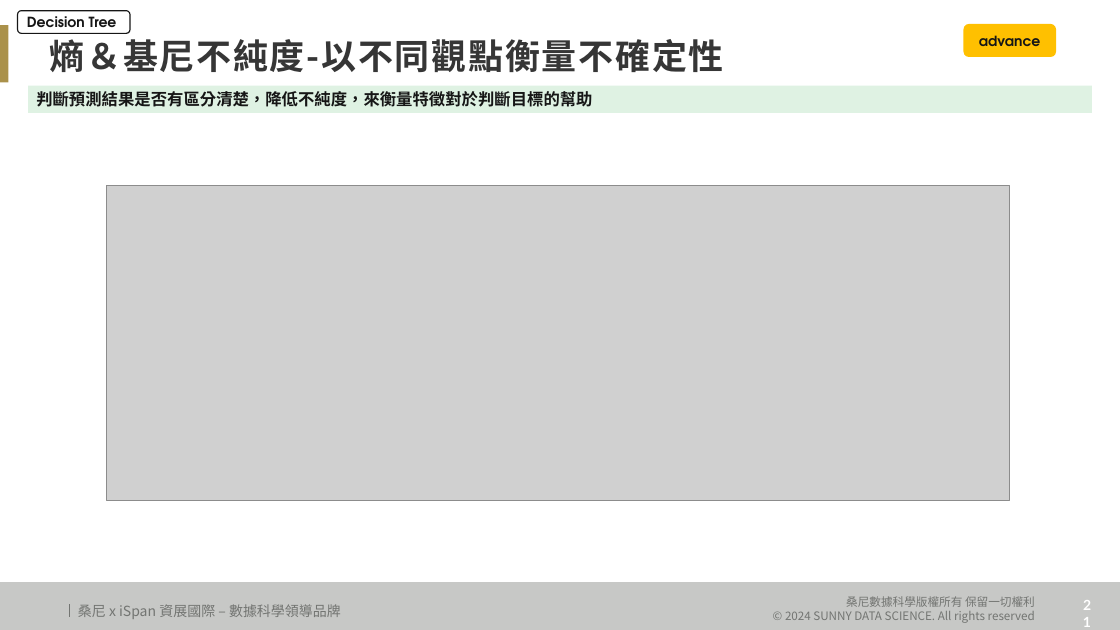
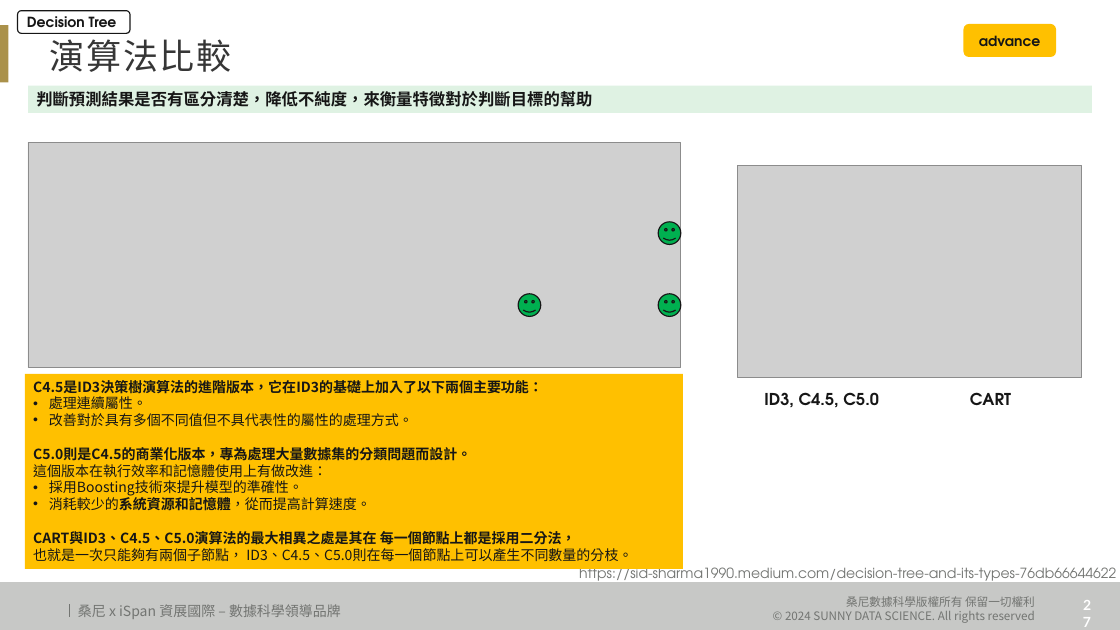
Before and after one commit to Zenobia000/MachineLearning-ds-fundamental, a slide deck: slide 27 of 教材/機器學習/classification/decision_tree.pptx (slide 21 before the commit). Drawn at 1120x630 pixels with LibreOffice and Linux fonts; fonts in the diff are those of the drawing; grey boxes stand for pictures; background and template pictures are left out. Boxes give left, top, right and bottom in pixels: in the first picture for what was removed or moved away, otherwise in the second. Text is boxed around its words. In the diff, an @@ line names an element or a change of style, - is before the commit and + after.

Commit message:
decision tree update

```diff
--- a/教材/機器學習/classification/decision_tree.pptx
+++ b/教材/機器學習/classification/decision_tree.pptx
@@ text at (x1=50, y1=39, x2=232, y2=72): text changed; bold off @@
-熵＆基尼不純度-以不同觀點衡量不確定性
+演算法比較
@@ rectangle resized from (x1=176, y1=130, x2=236, y2=156) to (x1=0, y1=130, x2=34, y2=156) @@
@@ picture added at (x1=28, y1=142, x2=681, y2=368) @@
@@ picture added at (x1=738, y1=166, x2=1082, y2=378) @@
@@ picture removed at (x1=106, y1=186, x2=1010, y2=501) @@
@@ smiley face added at (x1=659, y1=222, x2=681, y2=245), fill #00B050, outline #161616 1 pt @@
@@ smiley face added at (x1=518, y1=294, x2=541, y2=317), fill #00B050, outline #161616 1 pt @@
@@ smiley face added at (x1=659, y1=294, x2=681, y2=317), fill #00B050, outline #161616 1 pt @@
@@ rectangle added at (x1=25, y1=374, x2=683, y2=569), fill #FFC000, 12 pt, text #161616 @@
+C4.5是ID3決策樹演算法的進階版本，它在ID3的基礎上加入了以下兩個主要功能：
+• 處理連續屬性。
+• 改善對於具有多個不同值但不具代表性的屬性的處理方式。
+C5.0則是C4.5的商業化版本，專為處理大量數據集的分類問題而設計。
+這個版本在執行效率和記憶體使用上有做改進：
+• 採用Boosting技術來提升模型的準確性。
+• 消耗較少的系統資源和記憶體，從而提高計算速度。
+CART與ID3、C4.5、C5.0演算法的最大相異之處是其在 每一個節點上都是採用二分法，
+也就是一次只能夠有兩個子節點， ID3、C4.5、C5.0則在每一個節點上可以產生不同數量的分枝。
@@ text added at (x1=764, y1=392, x2=879, y2=408), 14 pt, text #161616, bold @@
+ID3, C4.5, C5.0
@@ text added at (x1=970, y1=392, x2=1011, y2=405), 14 pt, text #161616, bold @@
+CART
@@ text added at (x1=579, y1=563, x2=1116, y2=585), 12 pt, text #737572 @@
+https://sid-sharma1990.medium.com/decision-tree-and-its-types-76db66644622
@@ page number at (x1=1071, y1=592, x2=1104, y2=618): text changed @@
-21
+27
```
Also in this commit, not shown: 4 other slides changed, 10 slides added, 57 other files.
